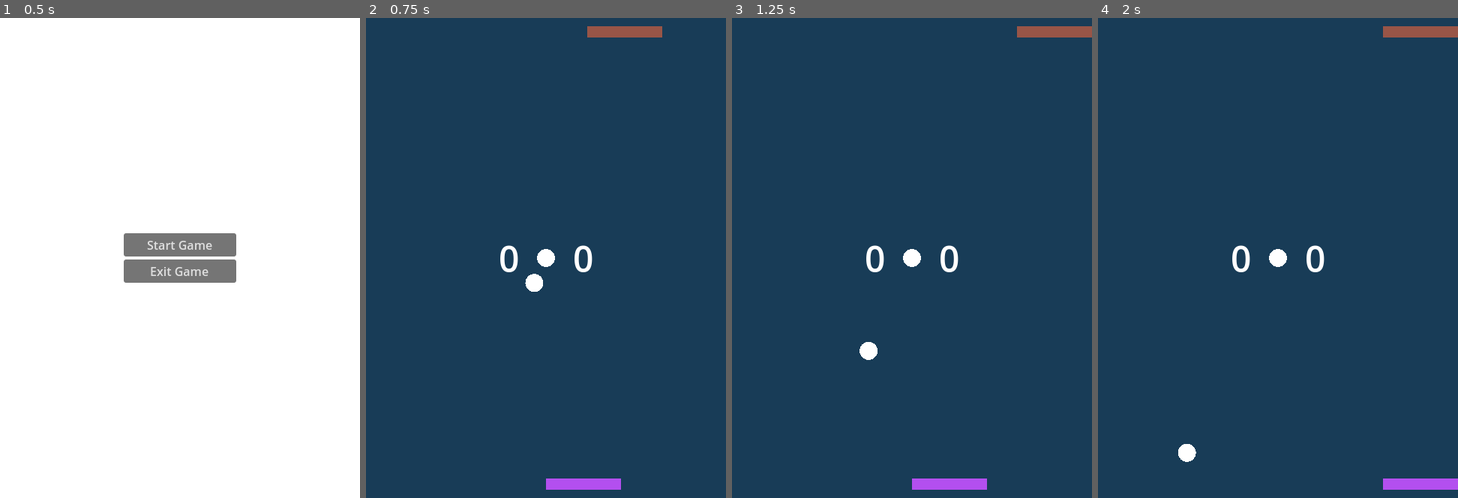
Above: before the commit, frames 1-4 (left to right).
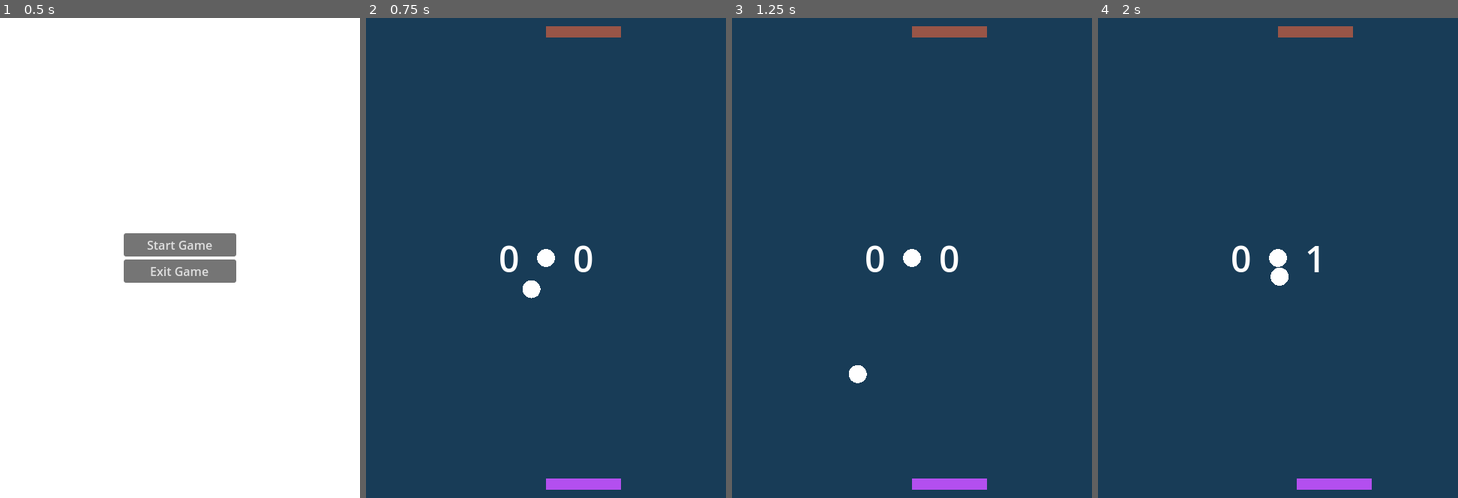
Above: after the commit, the same moments.

Repository: pozbliz/godot_pong
Game: Godot game, scene res://main.tscn
The game is run twice, just before and just after one commit, with the same random seed, the same clock (stepped at 60 frames per second) and the same inputs.
Inputs:
- Up to frame 1 (0.5 s): no input
- Up to frame 2 (0.75 s): click "Start Game" at 0.5 s
- Up to frame 3 (1.25 s): no input
- Up to frame 4 (2 s): hold Right (move_right) from 1.28 s (still down)

Frame 1 is identical in both runs. In frame 2, 0.7% of the frame differs, in the area x 43-83%, y 1-59%; in frame 3, 1.3%; in frame 4, 2.4%, in the area x 22-100%, y 1-99%.

Commit message:
feat: change enemy movement from random to tracking ball direction

Diff:
--- a/ball.gd
+++ b/ball.gd
@@ -1,8 +1,8 @@
 extends CharacterBody2D
 
 
-@export var speed := 200.0
-@export var speed_increase := 20.0
+@export var speed := 250.0
+@export var speed_increase := 5.0  # in %
 @export var ball_radius := 12
 @export var ball_color := Color.WHITE
 var direction
@@ -23,14 +23,17 @@
 		var normal = collision.get_normal()
 		direction = direction.bounce(normal).normalized()
 
-		speed = speed + speed_increase
+		var increase_factor: float = 1 + speed_increase / 100
+		speed = speed * increase_factor
 
 func _draw():
 	draw_circle(Vector2.ZERO, ball_radius, ball_color)
 
 func start(pos):
 	position = pos
+	speed = 250
 	game_started = true
 	direction.y = 1 if randf() <= 0.5 else -1
 	direction.x = randf_range(-0.7, 0.7)
+
 	await get_tree().create_timer(1).timeout
--- a/enemy_bar.gd
+++ b/enemy_bar.gd
@@ -1,26 +1,22 @@
 extends Node2D
 
-@export var speed := 300
+@export var speed := 250
+@export var smoothing := 5.0
 var screen_size
 var direction
+var ball: CharacterBody2D
 
 
 func _ready() -> void:
 	screen_size = get_viewport_rect().size
-	choose_new_direction()
+	ball = get_node("../Ball")
 
 func _process(delta: float) -> void:
-	var velocity := Vector2(direction * speed, 0)
-	position += velocity * delta
+	var target_x = ball.position.x
 
-	var bar_size = $ColorRect.size.x
-	var max_x = Vector2(screen_size.x - bar_size, 0)
-	position.x = clamp(position.x, 0, screen_size.x - $ColorRect.size.x)
-
-func choose_new_direction():
-	direction = 1 if randf() <= 0.5 else -1
-	await get_tree().create_timer(randf_range(1.0, 2.0)).timeout
-	choose_new_direction()
+	if ball.direction.y < 0:
+		position.x = lerp(position.x, target_x, smoothing * delta)
+		position.x = clamp(position.x, 0, screen_size.x - $ColorRect.size.x)
 
 func start(pos):
 	position = pos
--- a/main.gd
+++ b/main.gd
@@ -37,7 +37,6 @@
 	if scoring:
 		return
 
-	print("Player Goal hit by: ", body.name, " at position: ", body.position)
 	scoring = true
 	enemy_score += 1
 	$HUD.update_enemy_score(enemy_score)
@@ -48,7 +47,6 @@
 	if scoring:
 		return
 
-	print("Enemy Goal hit by: ", body.name, " at position: ", body.position)
 	scoring = true
 	player_score += 1
 	$HUD.update_player_score(player_score)
--- a/player_bar.gd
+++ b/player_bar.gd
@@ -1,6 +1,6 @@
 extends Node2D
 
-@export var speed := 200
+@export var speed := 250
 var screen_size
 
 func _ready() -> void:
@@ -14,7 +14,7 @@
 		velocity.x -= 1 * speed
 
 	position += velocity * delta
-	position = position.clamp(Vector2.ZERO, screen_size)
+	position.x = clamp(position.x, 0, screen_size.x - $ColorRect.size.x)
 
 func start(pos):
 	position = pos
Not shown, added: player_bar.tscn26167271766.tmp
Not shown, added: player_bar.tscn26187774691.tmp
